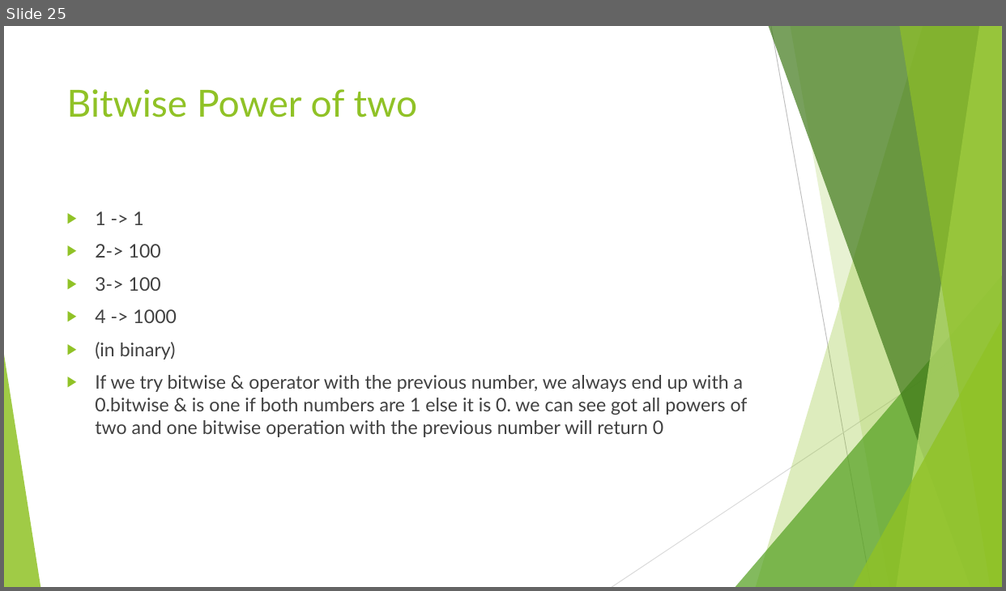
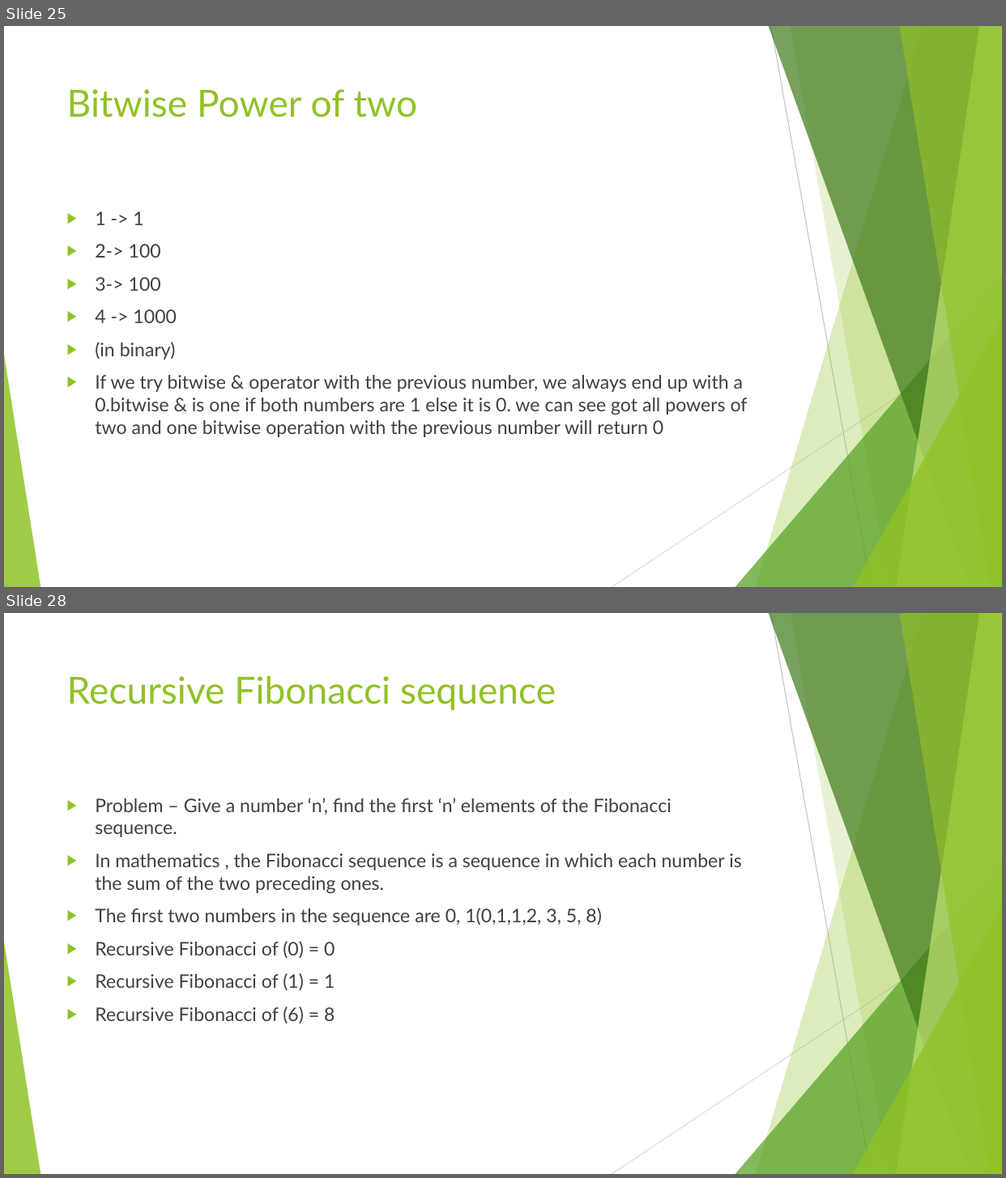
Before and after one commit to divyaparyani67/DSA, a slide deck: DSA- Learning.pptx. Shown one above the other, each under a label of ours: slide 25 before the commit, slides 25 and 28 after it; the slides between them are not shown. The pictures are 1006x591 and 1006x1178 pixels, drawn with LibreOffice and Linux fonts; fonts in the diff are those of the drawing. Boxes give left, top, right and bottom in pixels: in the first picture for what was removed or moved away, otherwise in the second. Text is boxed around its words. In the diff, an @@ line names an element or a change of style, - is before the commit and + after.

Commit message:
recusion fibionacci problem

```diff
--- a/DSA- Learning.pptx
+++ b/DSA- Learning.pptx
@@ slide 28 added at (4, 613, 1002, 1174), background #FFFFFF; not listed: 10 template elements that a slide beside it also shows @@
@@ title added at (67, 676, 556, 710), 36 pt, text #90C226 @@
+Recursive Fibonacci sequence
@@ text added at (95, 798, 742, 1024), 18 pt, text #404040 @@
+▶ Problem – Give a number ‘n’, find the first ‘n’ elements of the Fibonacci sequence.
+▶ In mathematics , the Fibonacci sequence is a sequence in which each number is the sum of the two preceding ones.
+▶ The first two numbers in the sequence are 0, 1(0,1,1,2, 3, 5, 8)
+▶ Recursive Fibonacci of (0) = 0
+▶ Recursive Fibonacci of (1) = 1
+▶ Recursive Fibonacci of (6) = 8
```
Also in this commit, not shown: 1 slide changed, 6 other slides added, 1 other file.
